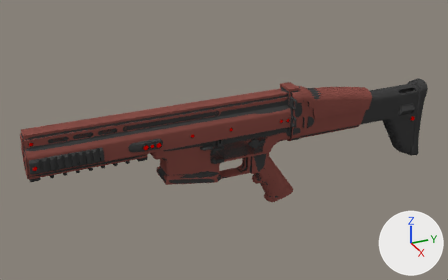
One commit to the Blender file Blender/Files/Scar-H.blend: the scene before it, then after it.
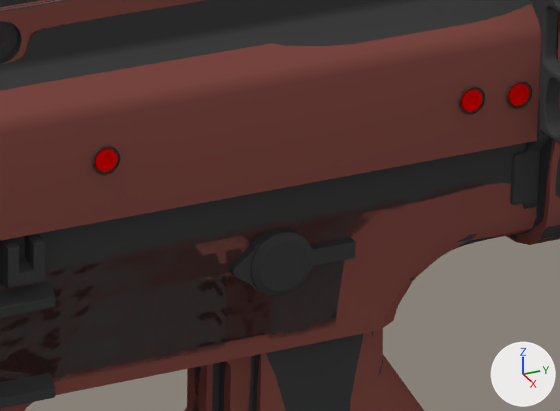
The first picture shows the older version from a 50 mm camera at (0.827, -0.457, 0.5) aimed at (-0.022, -0.075, 0.076). The close-ups show both versions on the part from 48% to 66% of the width and 38% to 59% of the height of that picture; other places that the commit changed are outside them. Lighting does not change. The marker at lower right points along +X, +Y and +Z. The same objects are shown in both versions, whatever each file hides.

Names of what the first close-up shows: 'Frame_high', 'Frame_low', 'FrontGrip_high', 'Side1_high'.
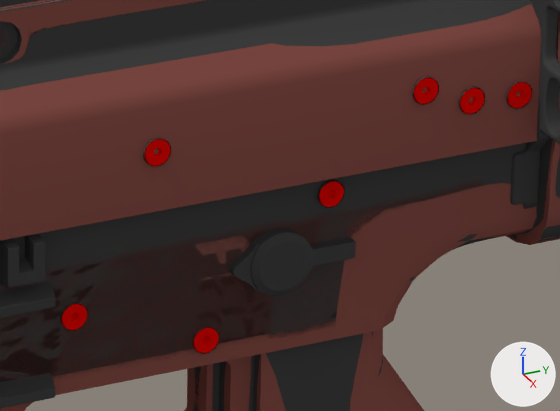
Location of each change, (x1, y1, x2, y2) in pixels of the close-ups (560 x 411 px; the box of a moved part takes in the faces that stretch with it):
part 1 of me_cube_057, added (red): after (143, 138, 171, 167)
part 2 of me_cube_057, added (red): after (412, 77, 439, 105)
part 3 of me_cube_057, added (red): after (318, 180, 345, 208)
part 4 of me_cube_057, added (red): after (192, 326, 219, 354)
part 5 of me_cube_057, added (red): after (60, 303, 88, 331)
part 6 of me_cube_057, moved or reshaped: before (459, 81, 532, 114); after (459, 81, 532, 115)
part 7 of me_cube_057, cut back (red): before (92, 146, 120, 175)

What changed in the scene script:
```text
Change me_cube_057:
    used by ob_frame_high; location = (0.0, 0.0, 0.0)
    remove me_cube_057.from_pydata(...)  # 2912 vertices, 3163 faces; spans x -0.025..0.025, y -0.392..0.185, z -0.044..0.161
    add me_cube_057.from_pydata(...)  # 3571 vertices, 3815 faces; spans x -0.025..0.025, y -0.392..0.185, z -0.044..0.161
    me_cube_057 part 1: a new loose piece of 89 vertices spanning x 0.022..0.023, y -0.075..-0.068, z 0.11..0.117
    me_cube_057 part 2: a new loose piece of 89 vertices spanning x 0.022..0.023, y -0.009..-0.003, z 0.113..0.12
    me_cube_057 part 3: a new loose piece of 89 vertices spanning x 0.018..0.019, y -0.03..-0.023, z 0.09..0.097
    me_cube_057 part 4: a new loose piece of 89 vertices spanning x 0.018..0.019, y -0.06..-0.054, z 0.06..0.067
    me_cube_057 part 5: a new loose piece of 89 vertices spanning x 0.018..0.019, y -0.092..-0.086, z 0.072..0.079
    me_cube_057 part 6: 89 vertices moved within x -0.023..0.023, y 0.003..0.021, z 0.108..0.115; 99 vertices removed from x -0.023..0.023, y 0.004..0.02, z 0.109..0.114; 115 vertices added at x -0.023..0.023, y 0.003..0.021, z 0.108..0.115
    me_cube_057 part 7: 30 vertices moved from x -0.023..0.023, y -0.082..-0.068, z 0.11..0.116 to x -0.023, y -0.075..-0.068, z 0.11..0.116; 113 vertices removed from x -0.023..0.023, y -0.087..-0.069, z 0.11..0.117; 32 vertices added at x -0.023..-0.022, y -0.075..-0.068, z 0.11..0.116
```
